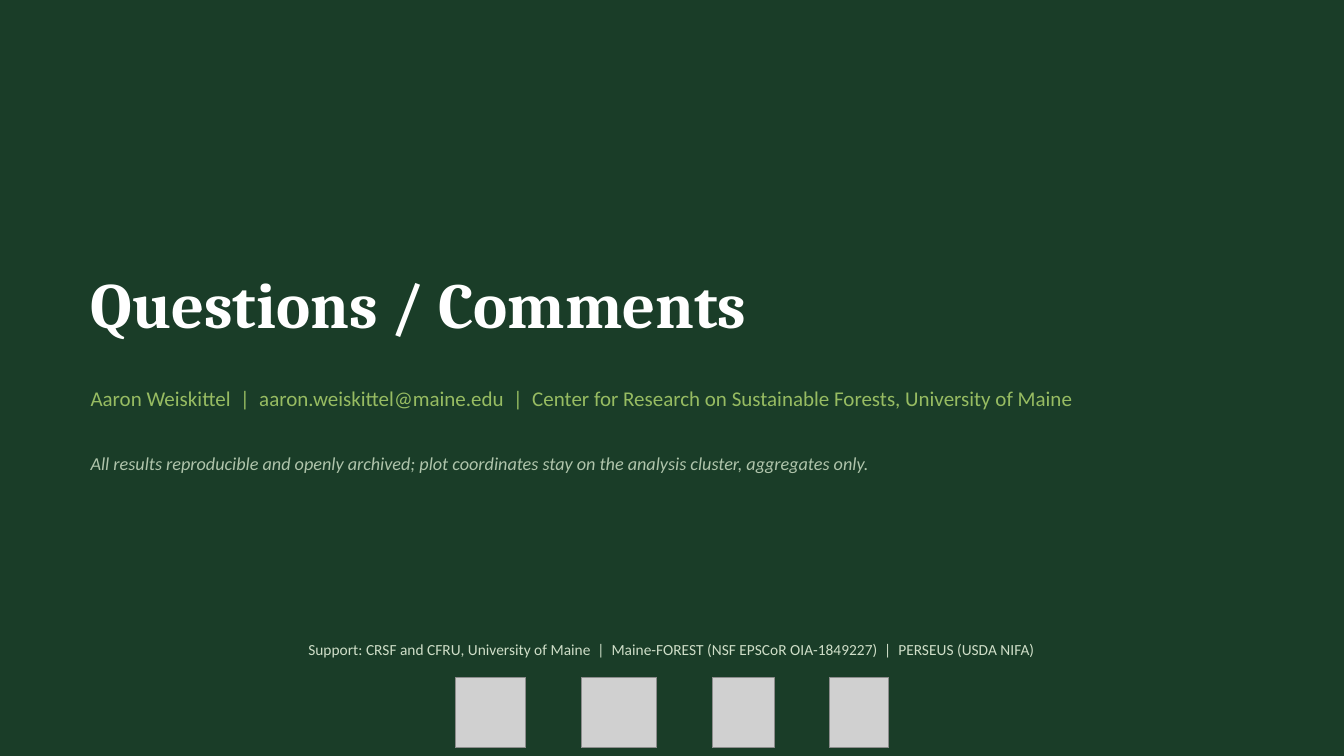
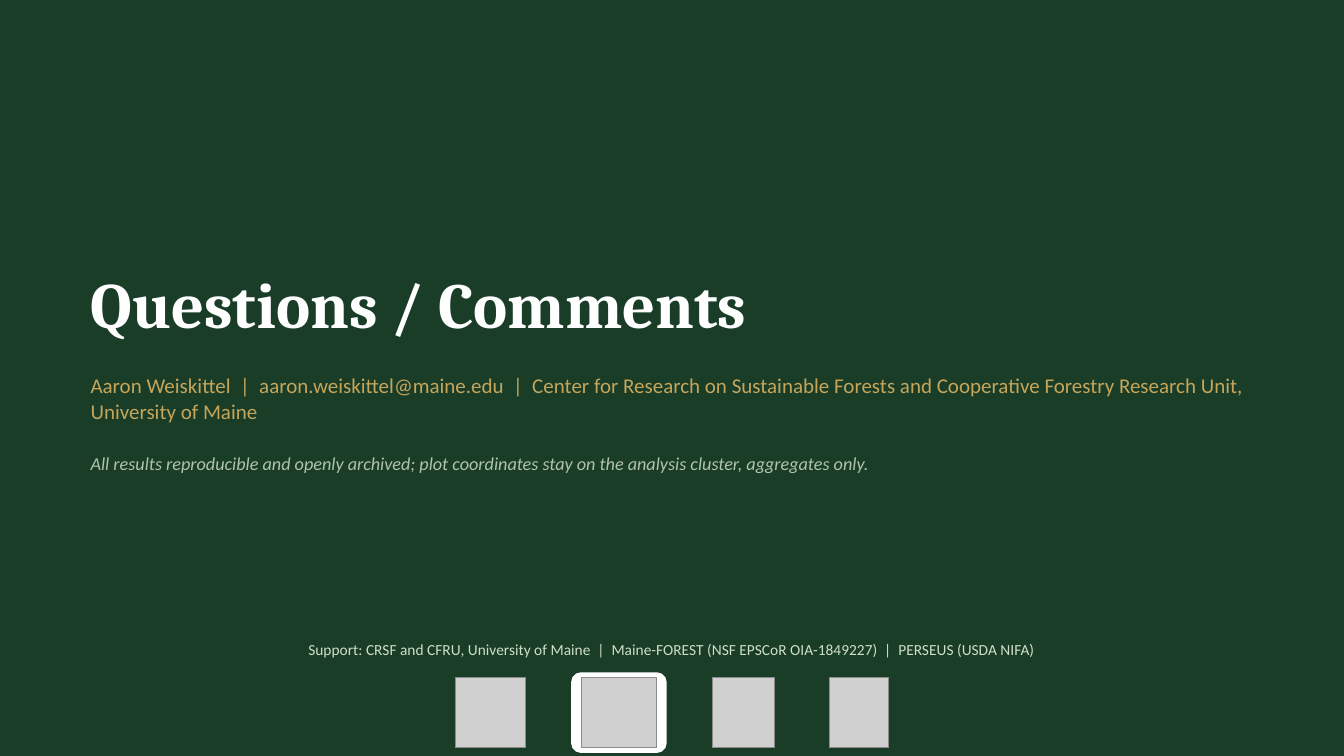
Before and after one commit to holoros/fvs-acd, a slide deck: slide 17 of FVS-ACD_Hennigar_Aug2026.pptx. Drawn at 1344x756 pixels with LibreOffice and Linux fonts; fonts in the diff are those of the drawing; grey boxes stand for pictures. Boxes give left, top, right and bottom in pixels: in the first picture for what was removed or moved away, otherwise in the second. Text is boxed around its words. In the diff, an @@ line names an element or a change of style, - is before the commit and + after.

```diff
--- a/FVS-ACD_Hennigar_Aug2026.pptx
+++ b/FVS-ACD_Hennigar_Aug2026.pptx
@@ text at [91, 378, 1243, 423]: text changed; text colour #97BC62 to #C5A55A @@
-Aaron Weiskittel | aaron.weiskittel@maine.edu | Center for Research on Sustainable Forests, University of Maine
+Aaron Weiskittel | aaron.weiskittel@maine.edu | Center for Research on Sustainable Forests and Cooperative Forestry Research Unit, University of Maine
@@ rounded rectangle added at [571, 673, 666, 753], fill #FFFFFF @@
```
Also in this commit, not shown: 1 other slide changed, 10 other files.
